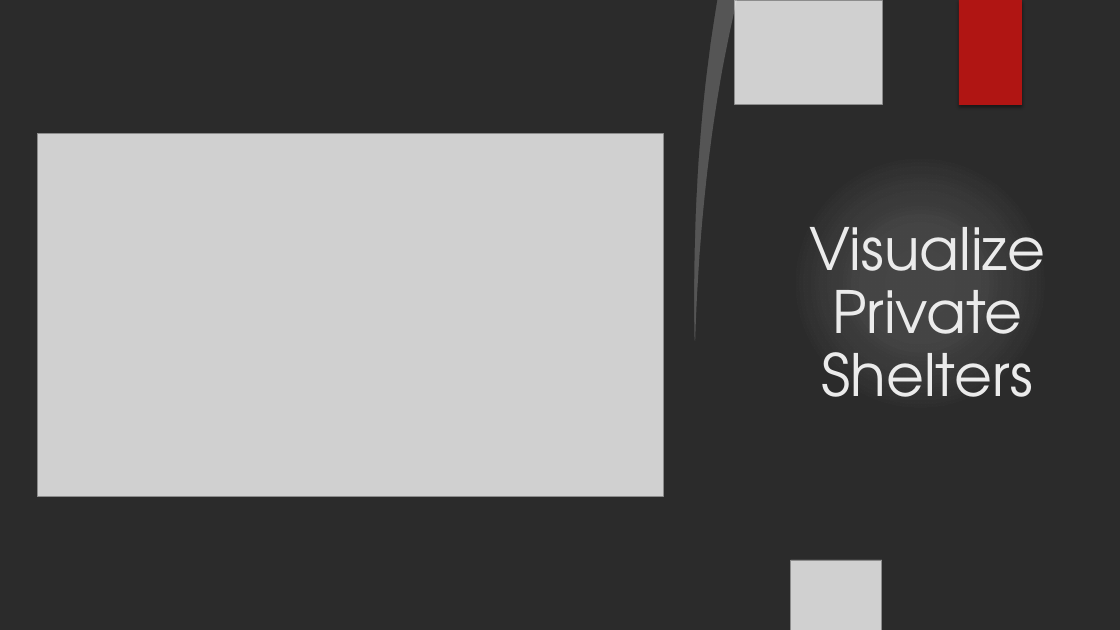
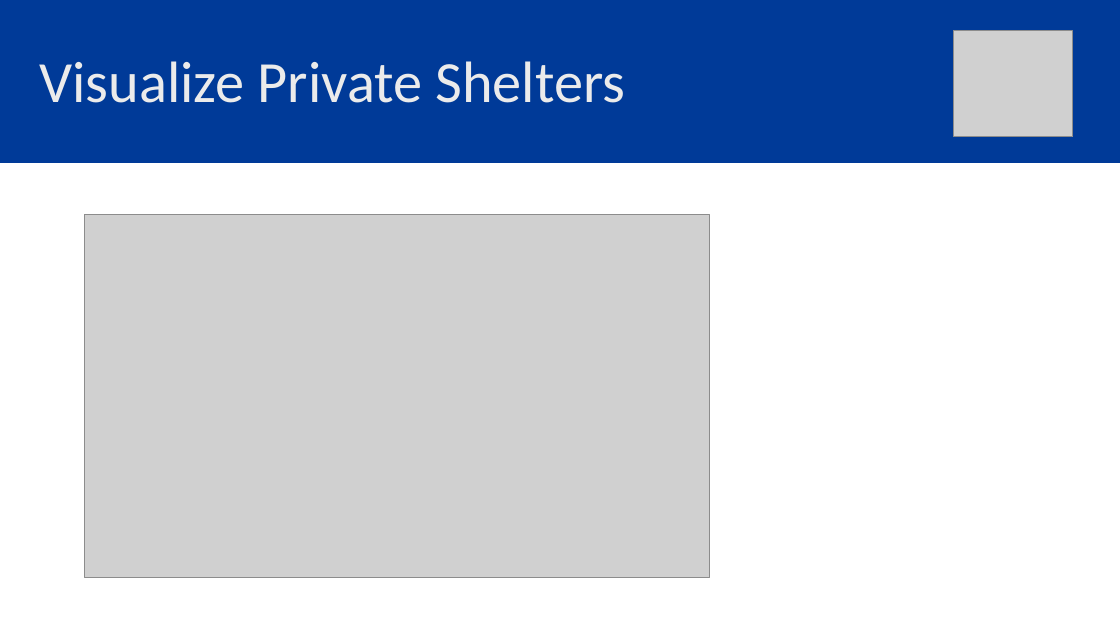
Before and after one commit to brystmar/prepare, a slide deck: slide 4 of presentation/AngelHack 2019 Slides.pptx. Drawn at 1120x630 pixels with LibreOffice and Linux fonts; fonts in the diff are those of the drawing; grey boxes stand for pictures; background and template pictures are left out; a plain dark background stands for a picture behind light text. Boxes give left, top, right and bottom in pixels: in the first picture for what was removed or moved away, otherwise in the second. Text is boxed around its words. In the diff, an @@ line names an element or a change of style, - is before the commit and + after.

```diff
--- a/presentation/AngelHack 2019 Slides.pptx
+++ b/presentation/AngelHack 2019 Slides.pptx
@@ background picture (left out) to #FFFFFF @@
@@ title "Visualize Private Shelters": place and size @@
-title "Visualize Private Shelters" at [809, 227, 1046, 397]
+title "Visualize Private Shelters" at [39, 61, 626, 103]
@@ title "Visualize Private Shelters" at [39, 61, 626, 103]: font TeX Gyre Adventor to Calibri @@
@@ freeform shape removed at [0, 0, 718, 630] @@
@@ rectangle added at [0, 0, 1120, 163], fill #003A98 @@
@@ freeform shape removed at [686, 0, 737, 341] @@
@@ picture removed at [735, 0, 882, 105] @@
@@ rectangle removed at [959, 0, 1022, 105] @@
@@ picture added at [954, 31, 1073, 137] @@
@@ ellipse removed at [791, 154, 1049, 413] @@
@@ ellipse removed at [791, 154, 1049, 413] @@
@@ picture: place and size @@
-picture at [37, 134, 663, 497]
+picture at [84, 214, 710, 577]
@@ picture removed at [0, 245, 371, 630] @@
@@ picture removed at [0, 266, 139, 483] @@
@@ picture removed at [791, 560, 882, 630] @@
```
Also in this commit, not shown: 3 other slides changed, 1 slide added, 1 slide removed.
